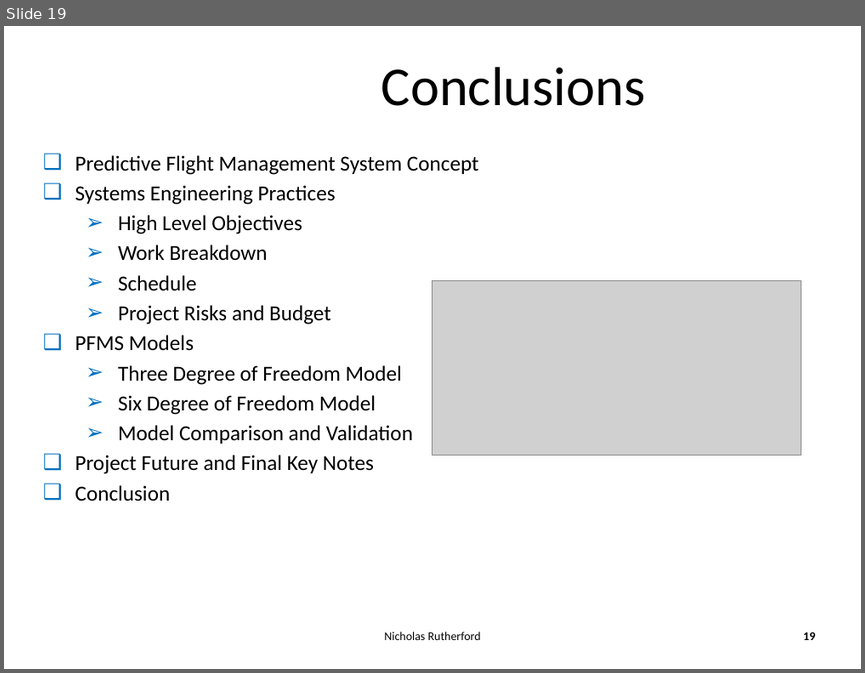
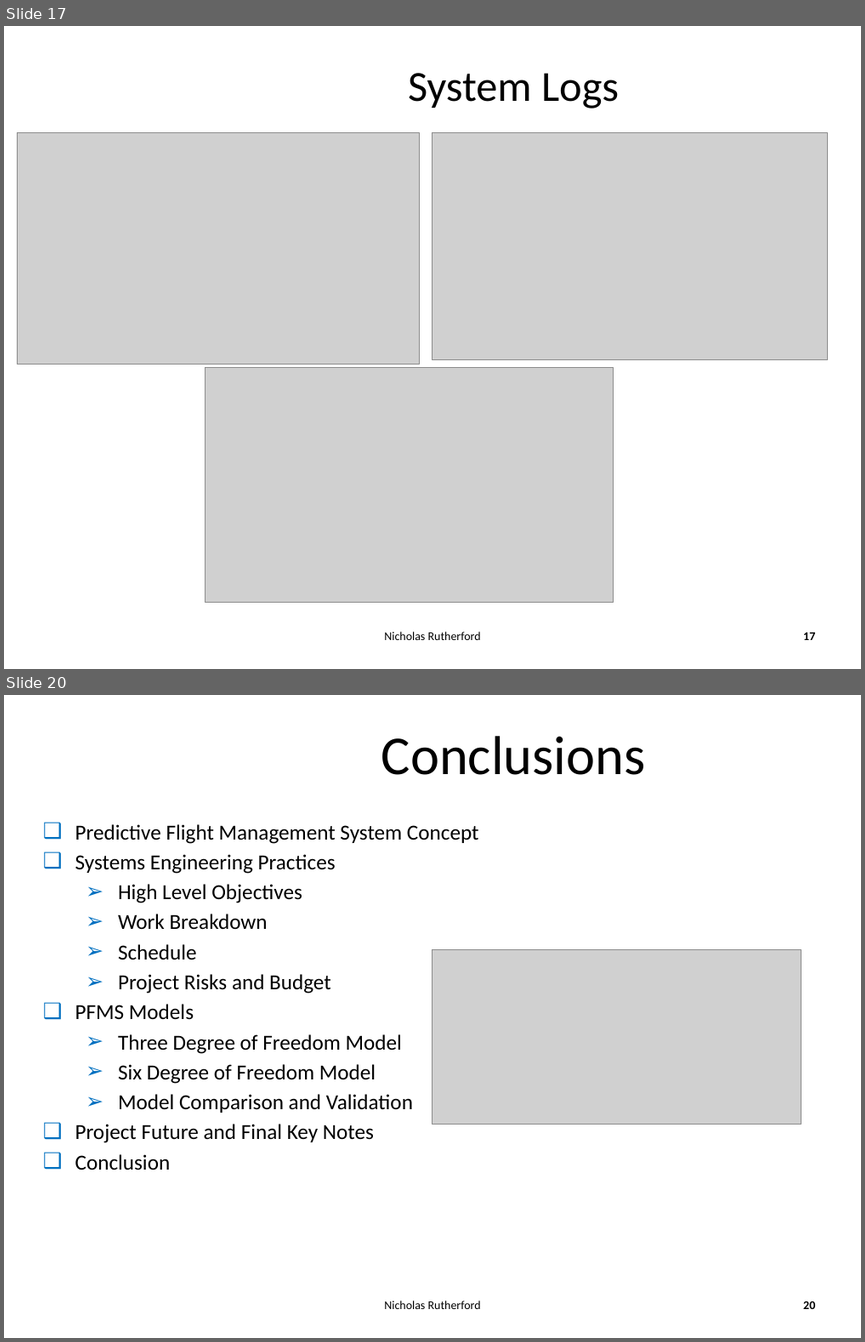
Before and after one commit to ArnCarveris/qut-pfms, a slide deck: docproject/PFMS Smartskies Presentation Semester 1.pptx. Shown one above the other, each under a label of ours: slide 19 before the commit, slides 17 and 20 after it; the slides between them are not shown. The pictures are 865x673 and 865x1342 pixels, drawn with LibreOffice and Linux fonts; fonts in the diff are those of the drawing; grey boxes stand for pictures; background and template pictures are left out. Boxes give left, top, right and bottom in pixels: in the first picture for what was removed or moved away, otherwise in the second. Text is boxed around its words. In the diff, an @@ line names an element or a change of style, - is before the commit and + after.

```diff
--- a/docproject/PFMS Smartskies Presentation Semester 1.pptx
+++ b/docproject/PFMS Smartskies Presentation Semester 1.pptx
@@ slide 17 added at [4,26,861,669], background #FFFFFF @@
@@ title added at [408,73,619,108], 36 pt, text #000000 @@
+System Logs
@@ picture added at [18,133,420,363] @@
@@ picture added at [432,133,828,360] @@
@@ picture added at [205,367,613,601] @@
@@ text added at [384,631,481,640], 10 pt, text #000000 @@
+Nicholas Rutherford
@@ page number added at [803,632,815,640], 10 pt, text #000000, bold @@
+17
@@ what was slide 19 is now slide 20 @@
@@ page number at [803,1301,815,1309]: text changed @@
-19
+20
```
Also in this commit, not shown: 11 slides changed, 2 other slides added, 2 slides removed.
